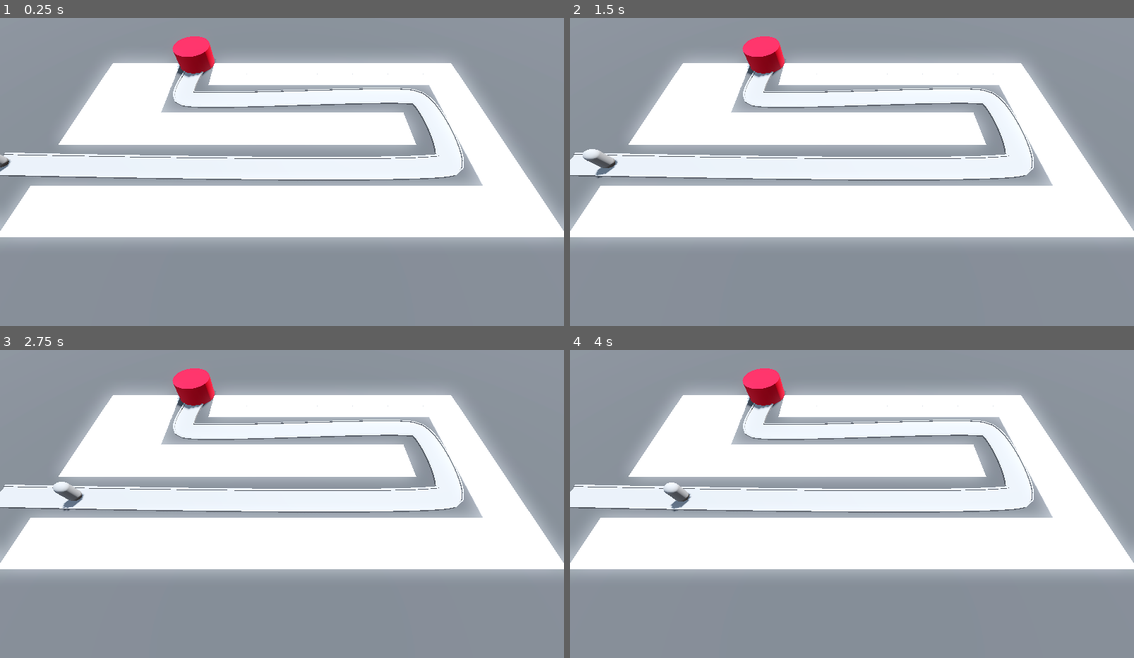
Above: before the commit, frames 1-4 (two rows, left to right).
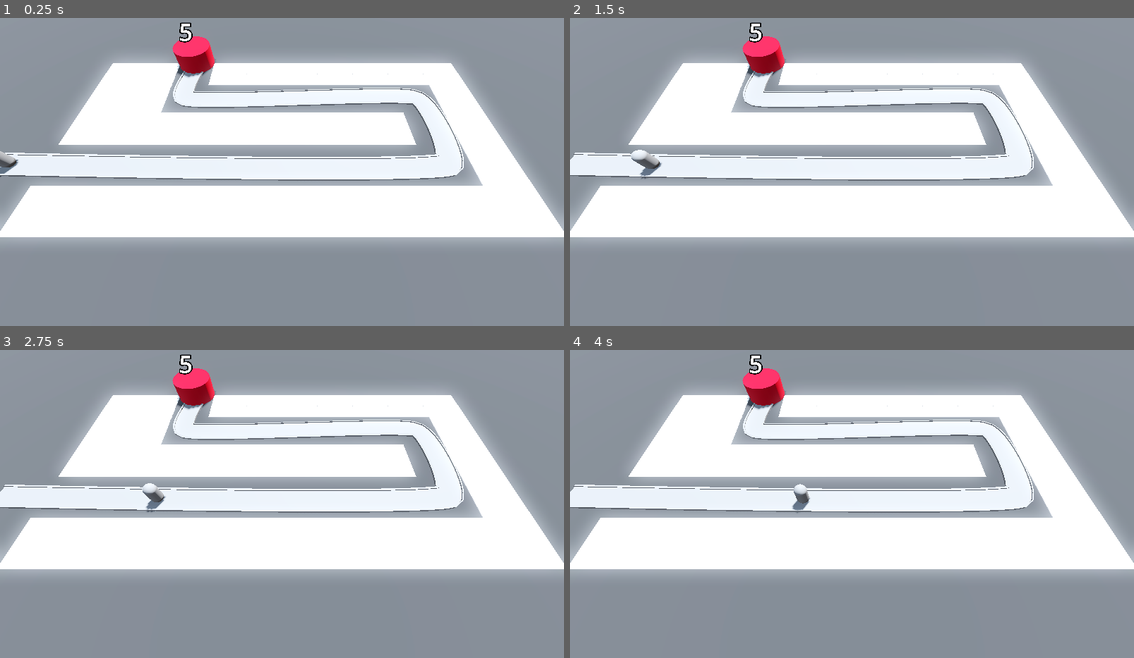
Above: after the commit, the same moments.

Repository: BerkayOzercan/Tutorial-Godot-Barbarian-Blaster
Game: Godot game, scene res://BaseLevel.tscn
The game is run twice, just before and just after one commit, with the same random seed, the same clock (stepped at 60 frames per second) and the same inputs.
Inputs:
- Up to frame 1 (0.25 s): no input
- Up to frame 2 (1.5 s): no input
- Up to frame 3 (2.75 s): no input
- Up to frame 4 (4 s): no input

The runs differ from the first frame. In frame 1, 0.2% of the frame differs, in the area x 0-35%, y 1-52%; in frame 2, 0.6%, in the area x 2-35%, y 1-53%; in frame 3, 0.6%; in frame 4, 0.5%.

Commit message:
Edit : health and labels

Diff:
--- a/Base/base.gd
+++ b/Base/base.gd
@@ -1,6 +1,16 @@
 extends Node3D
 
+@export var label: Label3D
+
+var max_health = 5
+
+func _ready() -> void:
+	set_label(max_health)
 
 func take_damage() -> void:
-	print("Demage Dealth Base!")
+	max_health -= 1
+	set_label(max_health)
 	pass
+
+func set_label(txt) -> void:
+	label.text = str(txt)
--- a/Base/base.tscn
+++ b/Base/base.tscn
@@ -5,12 +5,20 @@
 [sub_resource type="StandardMaterial3D" id="StandardMaterial3D_p8b1q"]
 albedo_color = Color(0.879747, 0, 0.163708, 1)
 
-[node name="Base" type="Node3D" groups=["base"]]
+[node name="Base" type="Node3D" node_paths=PackedStringArray("label") groups=["base"]]
 transform = Transform3D(1, 0, 0, 0, 1, 0, 0, 0, 1, -10, 0, -8)
 script = ExtResource("1_n2vum")
+label = NodePath("Label3D")
 
 [node name="CSGCylinder3D" type="CSGCylinder3D" parent="."]
 material_override = SubResource("StandardMaterial3D_p8b1q")
 radius = 2.0
 height = 4.0
 sides = 32
+
+[node name="Label3D" type="Label3D" parent="."]
+transform = Transform3D(1, 0, 0, 0, 1, 0, 0, 0, 1, 0, 3.5, 0)
+billboard = 1
+text = "100"
+font_size = 500
+outline_size = 100
--- a/BaseLevel.tscn
+++ b/BaseLevel.tscn
@@ -97,6 +97,6 @@
 
 [node name="Enemy" parent="Path3D" instance=ExtResource("2_6j3s5")]
 transform = Transform3D(-4.37109e-08, 0, -0.999988, 0, 0.999999, 0, 0.999989, 0, -4.37109e-08, -24, 0, 6)
-speed = 2.5
+speed = 5.0
 
 [node name="Base" parent="." instance=ExtResource("3_1oa58")]
--- a/Enemy/enemy.gd
+++ b/Enemy/enemy.gd
@@ -7,6 +7,6 @@
 
 func _process(delta: float) -> void:
 	progress += delta * speed
-
-	if progress_ratio == 1.0:
+	if progress_ratio >= 0.99:
 		base.take_damage()
+		set_process(false)
